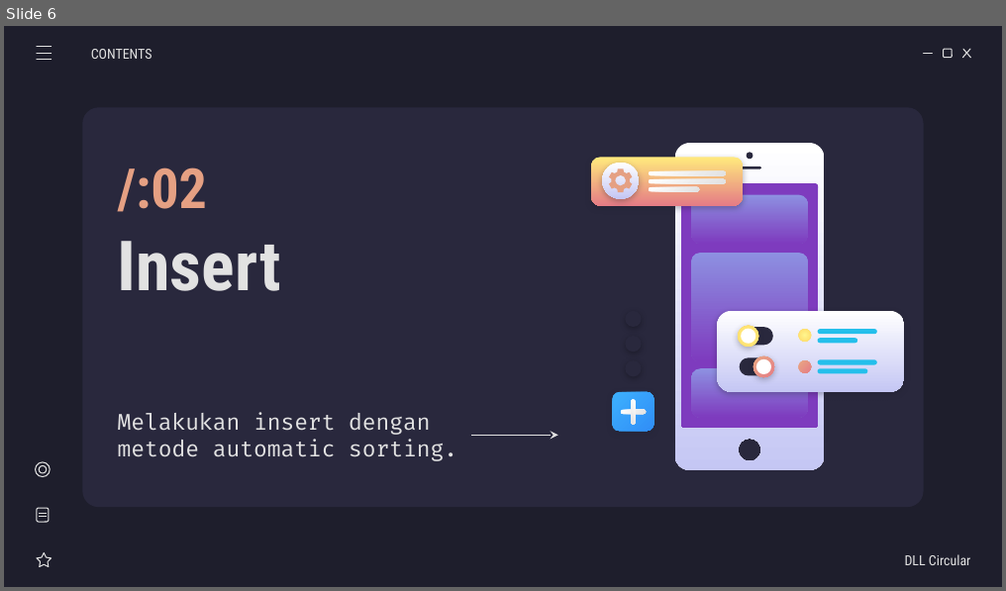
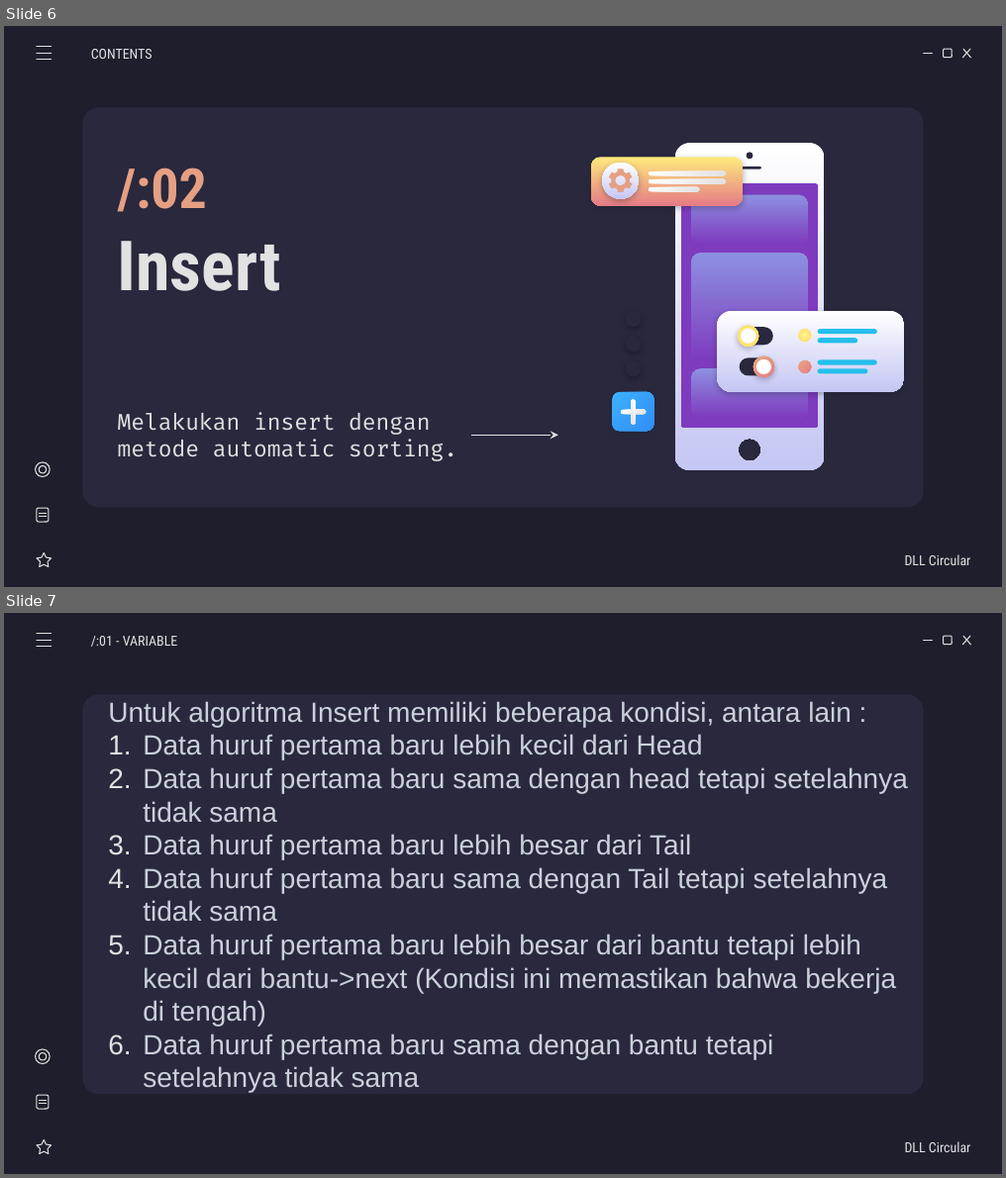
Before and after one commit to weztcy/Semester-3, a slide deck: Struktur Data/List Game - Kelompok 5.pptx. Shown one above the other, each under a label of ours: slide 6 before the commit, slides 6 and 7 after it. The pictures are 1006x591 and 1006x1178 pixels, drawn with LibreOffice and Linux fonts; fonts in the diff are those of the drawing. Boxes give left, top, right and bottom in pixels: in the first picture for what was removed or moved away, otherwise in the second. Text is boxed around its words. In the diff, an @@ line names an element or a change of style, - is before the commit and + after.

```diff
--- a/Struktur Data/List Game - Kelompok 5.pptx
+++ b/Struktur Data/List Game - Kelompok 5.pptx
@@ slide 7 added at (4,613,1002,1174), background #1E1E2C; not listed: 5 template elements that a slide beside it also shows @@
@@ line added from (37, 634) to (51, 634), #E2E2E2 0.75 pt @@
@@ line added from (37, 640) to (51, 640), #E2E2E2 0.75 pt @@
@@ subtitle added at (91,636,178,647), 10 pt, text #E2E2E2 @@
+/:01 - VARIABLE
@@ line added from (37, 647) to (51, 647), #E2E2E2 0.75 pt @@
@@ subtitle added at (108,701,908,1093), 20 pt, text #C9D1D9 @@
+Untuk algoritma Insert memiliki beberapa kondisi, antara lain :
+1. Data huruf pertama baru lebih kecil dari Head
+2. Data huruf pertama baru sama dengan head tetapi setelahnya tidak sama
+3. Data huruf pertama baru lebih besar dari Tail
+4. Data huruf pertama baru sama dengan Tail tetapi setelahnya tidak sama
+5. Data huruf pertama baru lebih besar dari bantu tetapi lebih kecil dari bantu->next (Kondisi ini memastikan bahwa bekerja di tengah)
+6. Data huruf pertama baru sama dengan bantu tetapi setelahnya tidak sama
@@ group added at (35,1049,52,1154): 2 lines, 2 ellipses, 1 star, 1 rounded rectangle @@
@@ subtitle added at (905,1142,971,1153), 10 pt, text #E2E2E2 @@
+DLL Circular
```
Also in this commit, not shown: 4 slides changed, 12 other slides added, 4 other files.
